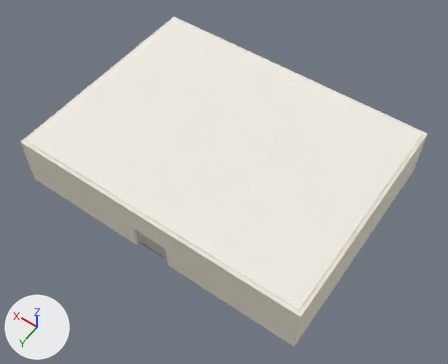
The Blender file blender/store.blend: old version first, new version second.
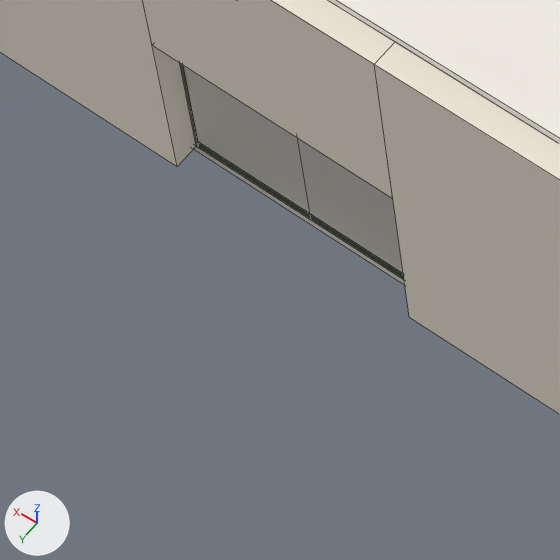
Old and new are each drawn whole from a 50 mm lens placed at (-18.3, 25.8, 39.5), pointed at (-0.8, 1.3, 1.0) and again close up on the part from 25% to 42% of the width and 61% to 82% of the height. The axes (+X, +Y, +Z) are drawn at lower left. The lights are the same throughout. The last two pictures show the newer version. The close-ups show mesh edges as thin lines.

In view in the first close-up: 'DOOR_EGGS_L', 'DOOR_EGGS_R', 'STORE_CEILING', 'STORE_FLOOR', 'STORE_WALL_N_E', 'STORE_WALL_N_LINTEL', 'STORE_WALL_N_W'.
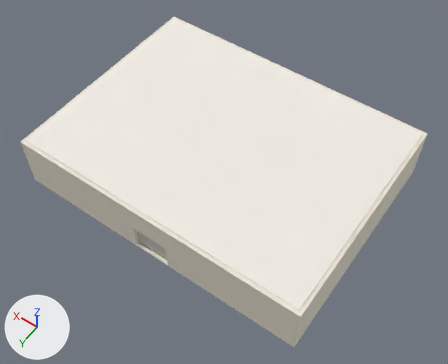
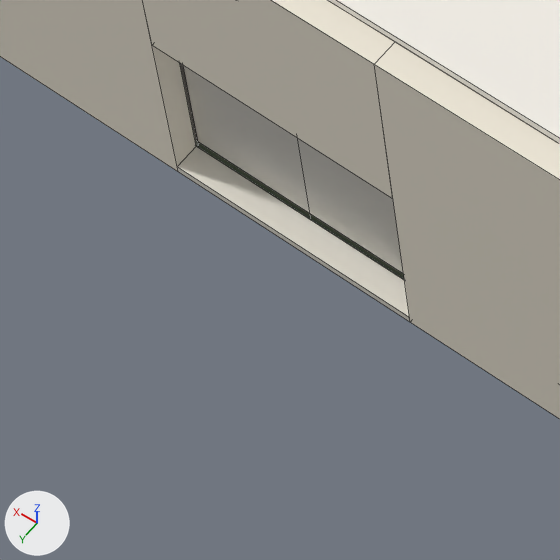
Where the newer file only moved an object's origin or applied its transform, the numbers keep the older frame.

Pixel boxes [x1, y1, x2, y2] of what changed, in the close-ups (560 x 560 px; the box of a moved part takes in the faces that stretch with it):
'STORE_WALL_N_W', rescaled
    before: [374, 42, 560, 414]
    after: [374, 42, 560, 419]
'STORE_WALL_N_E', rescaled
    before: [0, 0, 196, 166]
    after: [0, 0, 196, 172]
'STORE_THRESHOLD_EGGS', added
    after: [177, 146, 410, 322]
part 1 of me_me_store_wall_n_w, moved or reshaped
    before: [397, 229, 560, 414]
    after: [397, 229, 560, 419]

The change, as a diff of the scene's bpy script:
```diff
--- a/blender/store.blend.py
+++ b/blender/store.blend.py
@@ me_me_store_wall_n_w @@
 # used by ob_store_wall_n_w; parent = ob_store_root; location = (-6.75, 9.15, 2.25)
-me_me_store_wall_n_w.from_pydata(...)  # 8 vertices, 6 faces; spans x -5.25..5.25, y -0.15..0.15, z -2.25..2.25
+me_me_store_wall_n_w.from_pydata(...)  # 8 vertices, 6 faces; spans x -5.25..5.25, y -0.15..0.15, z -2.35..2.25
+# me_me_store_wall_n_w part 1: the whole mesh is scaled about its middle by (1, 1, 1.02), then moved by (0.0, 0.0, -0.05)
 me_me_store_wall_n_w.materials.append(mat_m_store_wall)
@@ me_me_store_wall_n_e @@
 # used by ob_store_wall_n_e; parent = ob_store_root; location = (6.75, 9.15, 2.25)
-me_me_store_wall_n_e.from_pydata(...)  # 8 vertices, 6 faces; spans x -5.25..5.25, y -0.15..0.15, z -2.25..2.25
+me_me_store_wall_n_e.from_pydata(...)  # 8 vertices, 6 faces; spans x -5.25..5.25, y -0.15..0.15, z -2.35..2.25
+# me_me_store_wall_n_e part 2: the whole mesh is scaled about its middle by (1, 1, 1.02), then moved by (0.0, 0.0, -0.05)
 me_me_store_wall_n_e.materials.append(mat_m_store_wall)
@@ me_me_store_threshold_eggs @@
+me_me_store_threshold_eggs.from_pydata(...)  # a box spanning x -1.5..1.5, y -0.15..0.15, z -0.05..0.05
+me_me_store_threshold_eggs.materials.append(mat_m_store_floor)  # white #e6e1d5
@@ ob_store_threshold_eggs @@
+ob_store_threshold_eggs = bpy.data.objects.new('STORE_THRESHOLD_EGGS', me_me_store_threshold_eggs)
+ob_store_threshold_eggs.parent = ob_shelf_eggs_root
+ob_store_threshold_eggs.location = (0.0, 0.75, -0.05)
```
